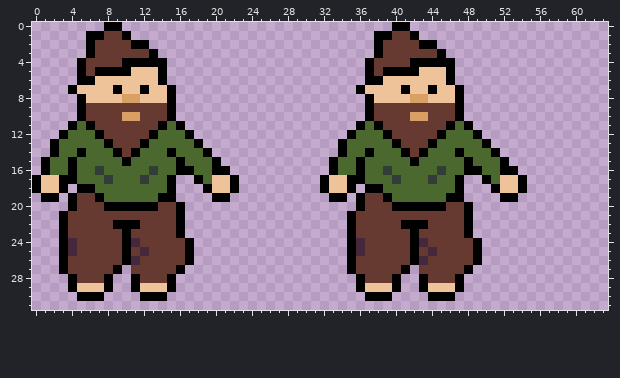
A pixel-art sprite gets an edit: assets/sprites/new_char.png. This is how it looked before the edit.
The file is 64x32 pixels.
Once edited:
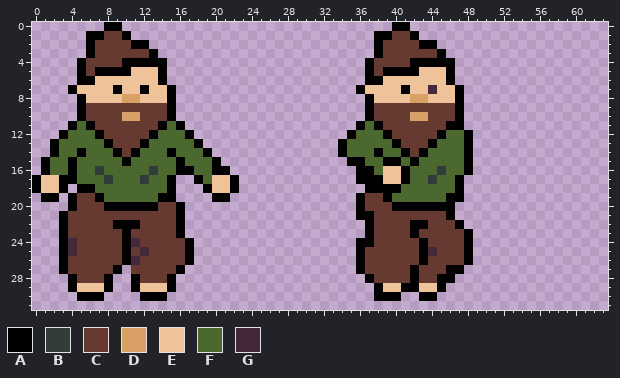
Palette (. is transparent): A #000000  B #323c39  C #663931  D #d9a066  E #eec39a  F #4b692f  G #45283c
Commit message: really shitty player animation
Diff:
{"y":7,"x":44,"old":"A","new":"G"}
{"y":11,"x":47,"old":"FA","new":"A."}
{"y":12,"x":48,"old":"FA","new":"A."}
{"y":13,"x":48,"old":"FFA","new":"A.."}
{"y":14,"x":37,"old":"AF","new":"FA"}
{"y":14,"x":47,"old":"AFFFA","new":"FA..."}
{"y":15,"x":33,"old":"AFF","new":"..A"}
{"y":15,"x":39,"old":"FF","new":"AA"}
{"y":15,"x":49,"old":"FFFA","new":"...."}
{"y":16,"x":33,"old":"AFF","new":"..."}
{"y":16,"x":37,"old":"F","new":"A"}
{"y":16,"x":39,"old":"BFF","new":"EEA"}
{"y":16,"x":49,"old":"AFFAA","new":"....."}
{"y":17,"x":32,"old":"AEEA","new":"...."}
{"y":17,"x":37,"old":"FFFBF","new":"AAEEA"}
{"y":17,"x":50,"old":"AFEEA","new":"....."}
{"y":18,"x":32,"old":"AEEA","new":"...."}
{"y":18,"x":39,"old":"FF","new":"AA"}
{"y":18,"x":51,"old":"AEEA","new":"...."}
{"y":19,"x":33,"old":"AA","new":".."}
{"y":19,"x":52,"old":"AA","new":".."}
{"y":20,"x":46,"old":"CCA","new":"A.."}
{"y":21,"x":35,"old":"ACC","new":".AA"}
{"y":21,"x":46,"old":"CCA","new":"A.."}
{"y":22,"x":35,"old":"ACC","new":"..A"}
{"y":22,"x":41,"old":"A","new":"C"}
{"y":22,"x":47,"old":"CA","new":"A."}
{"y":23,"x":35,"old":"ACC","new":"..A"}
{"y":24,"x":35,"old":"AGC","new":".AA"}
{"y":24,"x":42,"old":"AG","new":"CA"}
{"y":24,"x":48,"old":"CA","new":"A."}
{"y":25,"x":35,"old":"AG","new":".A"}
{"y":25,"x":42,"old":"AC","new":"CA"}
{"y":25,"x":48,"old":"CA","new":"A."}
{"y":26,"x":35,"old":"AC","new":".A"}
{"y":26,"x":42,"old":"AG","new":"CA"}
{"y":26,"x":48,"old":"CA","new":"A."}
{"y":27,"x":35,"old":"AC","new":".A"}
{"y":27,"x":41,"old":"A.","new":"CA"}
{"y":27,"x":46,"old":"CCA","new":"AA."}
{"y":28,"x":36,"old":"AC","new":".A"}
{"y":28,"x":40,"old":"A..A","new":"CCAC"}
{"y":28,"x":45,"old":"CCA","new":"AA."}
{"y":29,"x":36,"old":"AEE","new":"..A"}
{"y":29,"x":40,"old":"A..A","new":"EAAE"}
{"y":29,"x":45,"old":"EEA","new":"A.."}
{"y":30,"x":37,"old":"A","new":"."}
{"y":30,"x":40,"old":".","new":"A"}
{"y":30,"x":43,"old":".","new":"A"}
{"y":30,"x":45,"old":"AA","new":".."}
